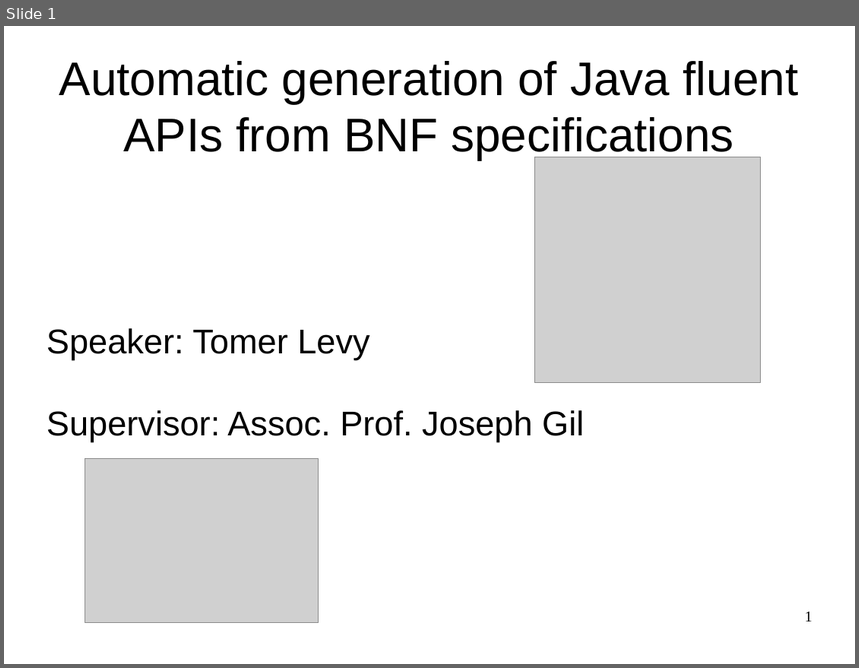
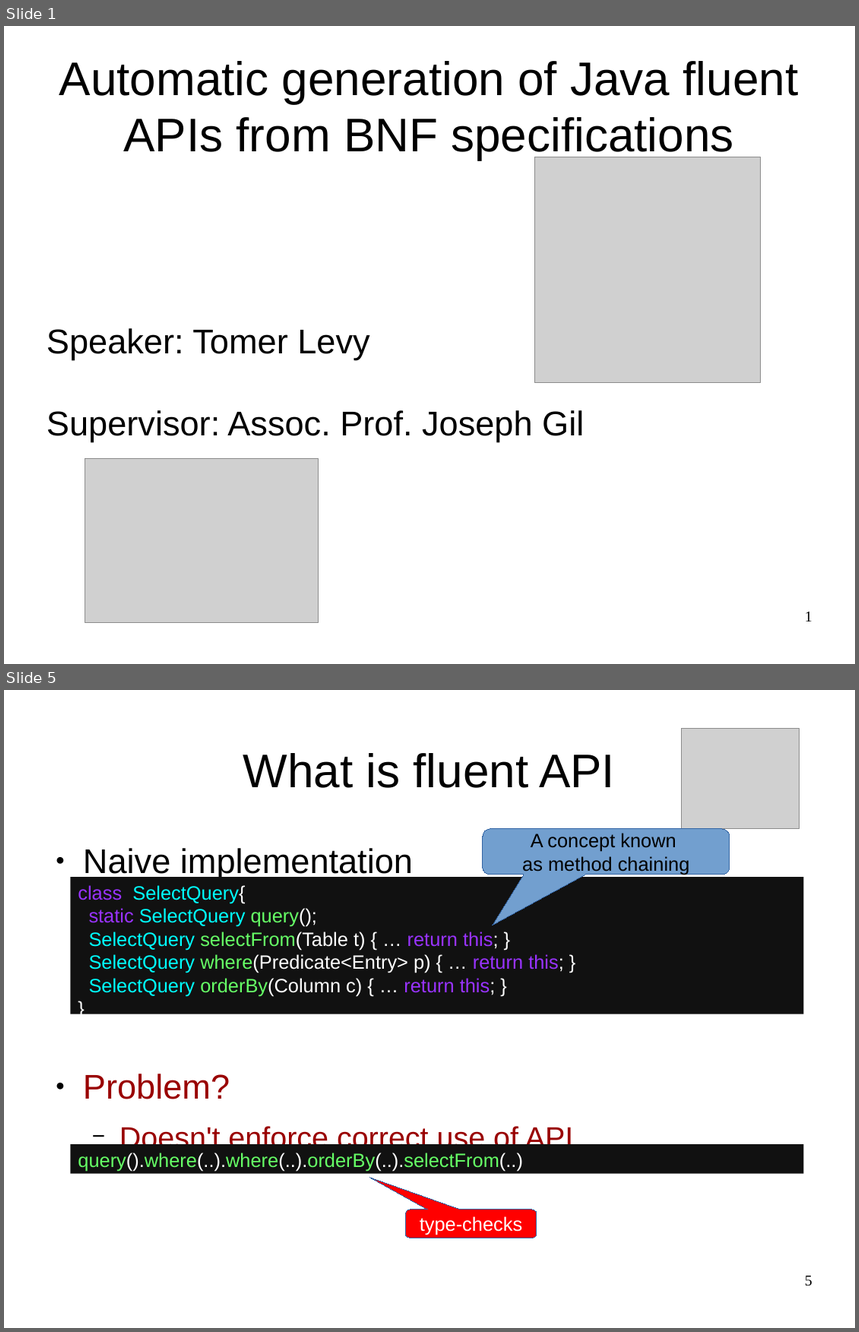
Before and after one commit to OriRoth/fling, a slide deck: Manuscripts/Thesis Seminar/Thesis Seminar.odp. Shown one above the other, each under a label of ours: slide 1 before the commit, slides 1 and 5 after it; the slides between them are not shown. The pictures are 859x668 and 859x1332 pixels, drawn with LibreOffice and Linux fonts; fonts in the diff are those of the drawing; grey boxes stand for pictures. Boxes give left, top, right and bottom in pixels: in the first picture for what was removed or moved away, otherwise in the second. Text is boxed around its words. In the diff, an @@ line names an element or a change of style, - is before the commit and + after.

```diff
--- a/Manuscripts/Thesis Seminar/Thesis Seminar.odp
+++ b/Manuscripts/Thesis Seminar/Thesis Seminar.odp
@@ slide 5 added at (x1=4, y1=690, x2=855, y2=1328), background #FFFFFF @@
@@ picture added at (x1=682, y1=729, x2=800, y2=829) @@
@@ title added at (x1=243, y1=753, x2=615, y2=788), 44 pt, text #000000 @@
+What is fluent API
@@ text added at (x1=83, y1=848, x2=574, y2=1154), 28 pt, text #990000 @@
+● Naive implementation
+● Problem?
+  − Doesn't enforce correct use of API
@@ rounded speech box added at (x1=483, y1=829, x2=730, y2=875), fill #729FCF, outline #3465A4 0 pt, 18 pt, text #000000 @@
+A concept known
+as method chaining
@@ rectangle added at (x1=70, y1=877, x2=804, y2=1015), fill #111111, 18 pt, text #00FFFF @@
+class SelectQuery{
+static SelectQuery query();
+SelectQuery selectFrom(Table t) { … return this; }
+SelectQuery where(Predicate<Entry> p) { … return this; }
+SelectQuery orderBy(Column c) { … return this; }
+}
@@ rectangle added at (x1=70, y1=1145, x2=804, y2=1174), fill #111111, 18 pt, text #66FF66 @@
+query().where(..).where(..).orderBy(..).selectFrom(..)
@@ rounded speech box added at (x1=405, y1=1210, x2=537, y2=1239), fill #FF0000, outline #3465A4 0 pt, 18 pt, text #FFFFFF @@
+type-checks
@@ page number added at (x1=805, y1=1276, x2=813, y2=1287), 14 pt, text #000000 @@
+5
```
Also in this commit, not shown: 2 slides changed, 5 other slides added, 1 other file.
